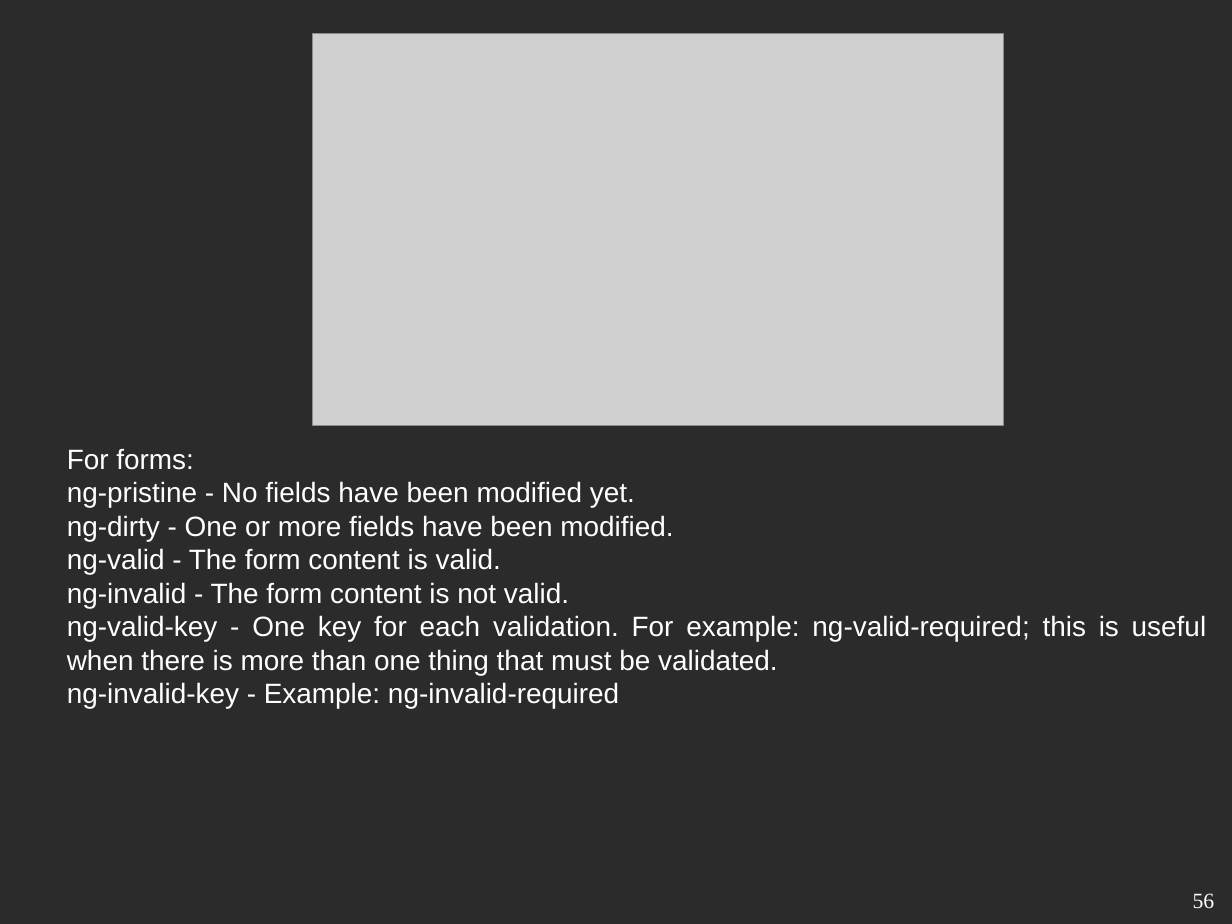
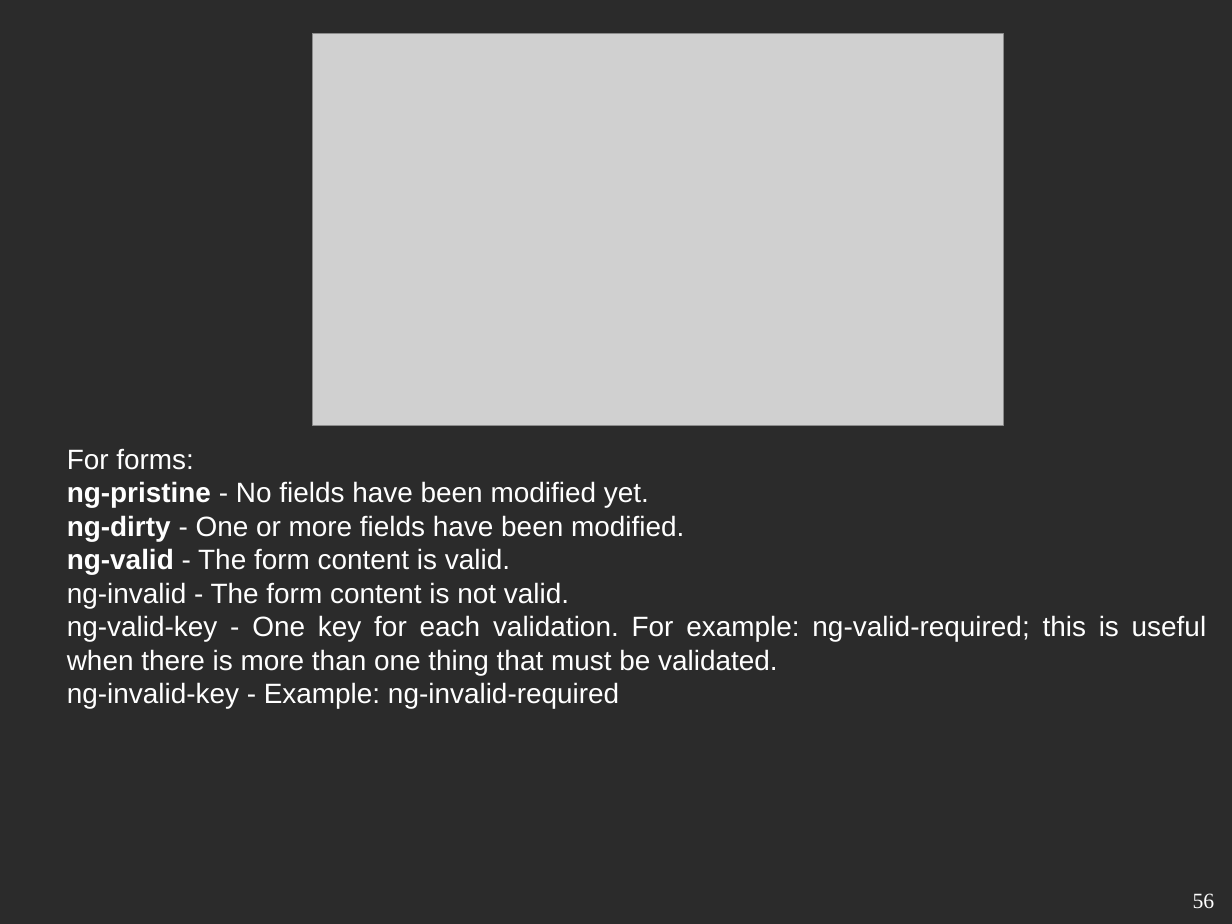
Before and after one commit to yogeshwar1996/Angular, a slide deck: slide 56 of AngularJs.odp. Drawn at 1232x924 pixels with LibreOffice and Linux fonts; fonts in the diff are those of the drawing; grey boxes stand for pictures; background and template pictures are left out; a plain dark background stands for a picture behind light text. Boxes give left, top, right and bottom in pixels: in the first picture for what was removed or moved away, otherwise in the second. Text is boxed around its words. In the diff, an @@ line names an element or a change of style, - is before the commit and + after.

Commit message:
Modify font to bold

```diff
--- a/AngularJs.odp
+++ b/AngularJs.odp
@@ text at [67, 481, 684, 575]: bold on in "ng-pristine", "ng-dirty", "ng-valid" @@
```
